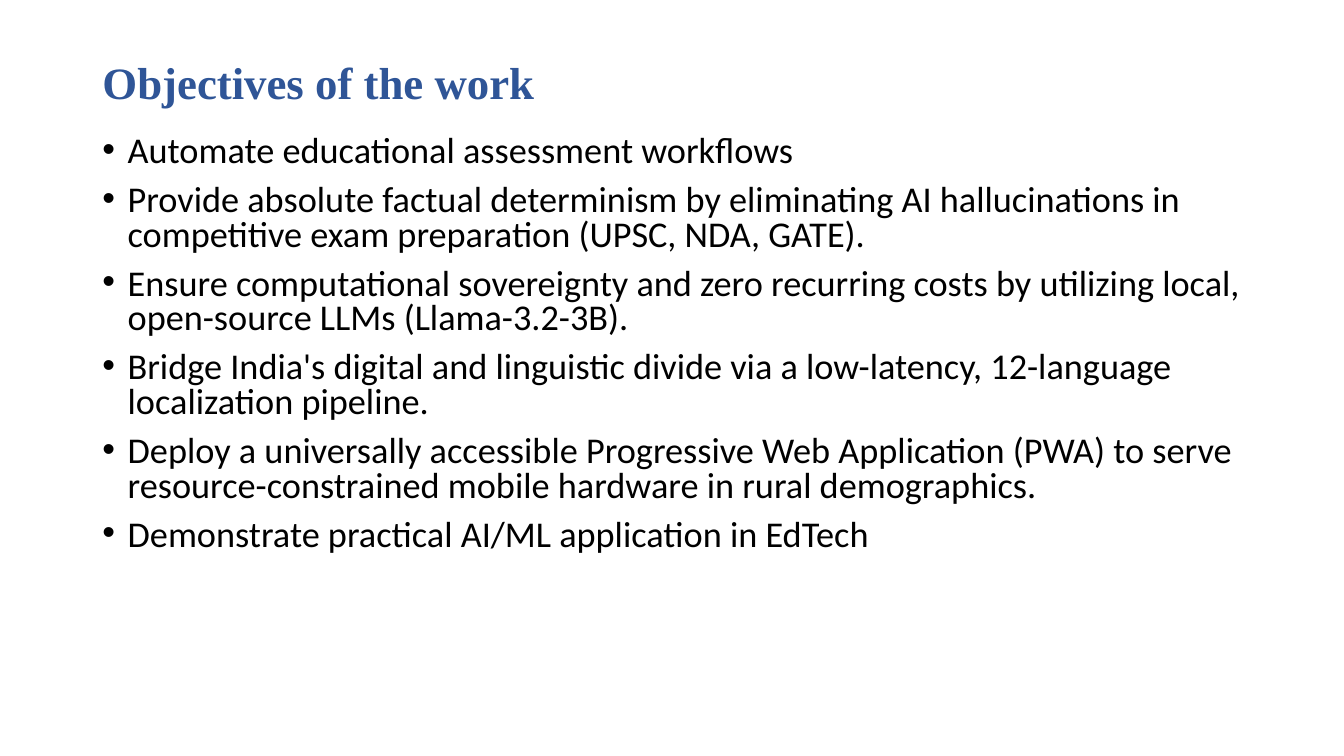
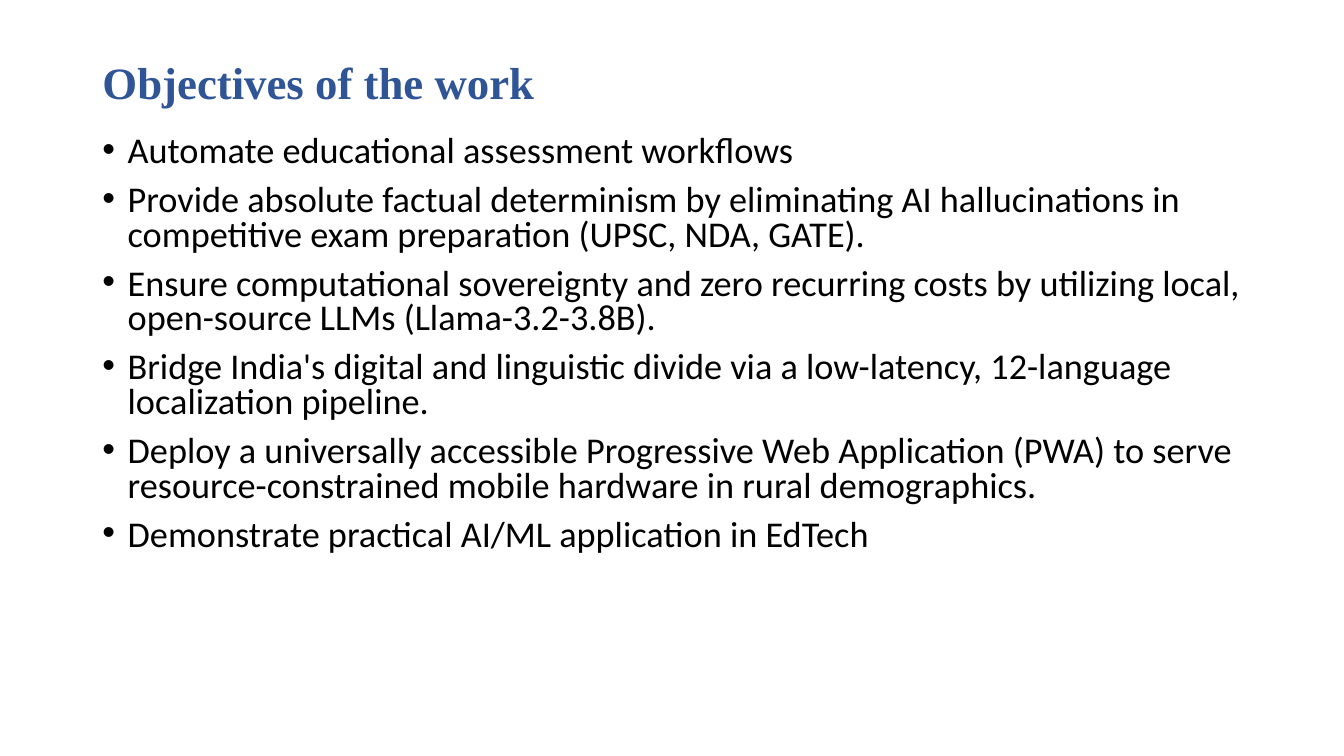
Before and after one commit to ROHAN-BLAZEY/bharat-study-chatbot, a slide deck: slide 7 of Internship Capstone Project/CSS7000-Internship Presentation.pptx. Drawn at 1344x756 pixels with LibreOffice and Linux fonts; fonts in the diff are those of the drawing; background and template pictures are left out. Boxes give left, top, right and bottom in pixels: in the first picture for what was removed or moved away, otherwise in the second. Text is boxed around its words. In the diff, an @@ line names an element or a change of style, - is before the commit and + after.

```diff
--- a/Internship Capstone Project/CSS7000-Internship Presentation.pptx
+++ b/Internship Capstone Project/CSS7000-Internship Presentation.pptx
@@ text at (128, 270, 1239, 336): text changed @@
-• Ensure computational sovereignty and zero recurring costs by utilizing local, open-source LLMs (Llama-3.2-3B).
+• Ensure computational sovereignty and zero recurring costs by utilizing local, open-source LLMs (Llama-3.2-3.8B).
```
Also in this commit, not shown: 2 other slides changed, 1 other file.
